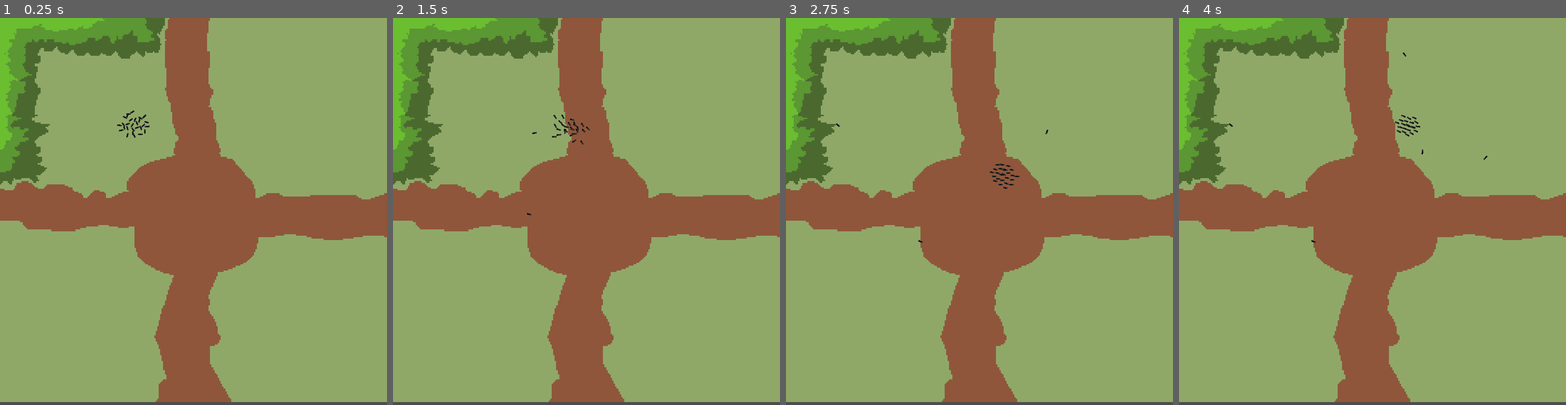
Above: before the commit, frames 1-4 (left to right).
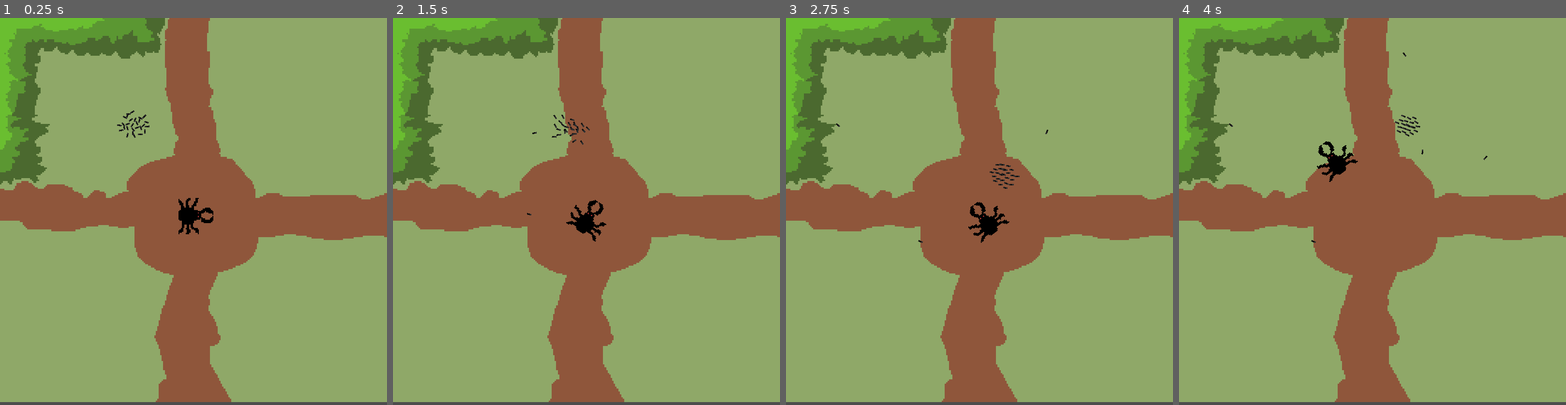
Above: after the commit, the same moments.

Repository: filvan1/LD56
Game: Godot game, scene res://scenes/main.tscn
Same seed, same stepped clock (60 frames per second), same inputs: the game is played once before the commit and once after it.
Inputs:
- Up to frame 1 (0.25 s): no input
- Up to frame 2 (1.5 s): hold D (move_right) 0.53-1.28 s; tap Down (aim_down) at 0.6 s; hold S (move_down) from 1.28 s (still down); tap Left (aim_left) at 1.35 s
- Up to frame 3 (2.75 s): release S (move_down) at 2.03 s; hold D (move_right) from 2.03 s (still down); tap Right (aim_right) at 2.1 s
- Up to frame 4 (4 s): release D (move_right) at 2.78 s; hold W (move_up) 2.78-3.53 s; tap Up (aim_up) at 2.85 s; hold A (move_left) from 3.53 s (still down); tap Down (aim_down) at 3.6 s

The runs differ from the first frame. In frame 1, 0.4% of the frame differs, in the area x 46-56%, y 46-56%; in frame 2, 0.4%, in the area x 44-56%, y 47-58%; in frame 3, 0.4%; in frame 4, 0.4%.

Commit message:
Added beetle enemy placeholder

Diff:
--- a/scenes/main.tscn
+++ b/scenes/main.tscn
@@ -1,11 +1,134 @@
-[gd_scene load_steps=3 format=3 uid="uid://drfdj5sutodh0"]
+[gd_scene load_steps=8 format=3 uid="uid://drfdj5sutodh0"]
 
-[ext_resource type="PackedScene" uid="uid://dkmo0stllcs2n" path="res://scenes/room.tscn" id="1_sxbc5"]
-[ext_resource type="PackedScene" uid="uid://delg17ewn0h2t" path="res://scenes/player.tscn" id="4_ul626"]
+[ext_resource type="PackedScene" path="res://scenes/room.tscn" id="1_sxbc5"]
+[ext_resource type="Script" path="res://scripts/player.gd" id="2_gl5y8"]
+[ext_resource type="Script" path="res://scripts/swarm.gd" id="3_ayx6a"]
+[ext_resource type="PackedScene" uid="uid://bwvu5v5kgsed0" path="res://scenes/ant.tscn" id="4_r5elx"]
+[ext_resource type="Texture2D" uid="uid://dbfiksexirp3g" path="res://textures/crosshair.png" id="5_0hn1h"]
+[ext_resource type="PackedScene" uid="uid://d3311vnw7q2wq" path="res://scenes/enemy.tscn" id="6_woxhm"]
+
+[sub_resource type="CircleShape2D" id="CircleShape2D_b824v"]
+radius = 5.0
 
 [node name="Node2D" type="Node2D"]
 
 [node name="Room" parent="." instance=ExtResource("1_sxbc5")]
 
-[node name="Player" parent="." instance=ExtResource("4_ul626")]
+[node name="Player" type="Node2D" parent="."]
+process_physics_priority = 20
 position = Vector2(86, 71)
+script = ExtResource("2_gl5y8")
+shoot_range = 80.0
+
+[node name="Control" type="CharacterBody2D" parent="Player"]
+collision_layer = 0
+motion_mode = 1
+
+[node name="CollisionShape2D" type="CollisionShape2D" parent="Player/Control"]
+shape = SubResource("CircleShape2D_b824v")
+
+[node name="Ants" type="Node2D" parent="Player"]
+process_physics_priority = 10
+script = ExtResource("3_ayx6a")
+avoidance = 100.0
+alignment = -2.0
+cohesion = 20.0
+tracking = 4.0
+random = 2.0
+avoidance_range = 3.0
+visual_range = 10.0
+
+[node name="Ant" parent="Player/Ants" instance=ExtResource("4_r5elx")]
+position = Vector2(-7, 3)
+
+[node name="Ant2" parent="Player/Ants" instance=ExtResource("4_r5elx")]
+position = Vector2(-2, 9)
+
+[node name="Ant3" parent="Player/Ants" instance=ExtResource("4_r5elx")]
+position = Vector2(-10, -1)
+
+[node name="Ant4" parent="Player/Ants" instance=ExtResource("4_r5elx")]
+position = Vector2(-6, -6)
+
+[node name="Ant5" parent="Player/Ants" instance=ExtResource("4_r5elx")]
+position = Vector2(2, -5)
+
+[node name="Ant6" parent="Player/Ants" instance=ExtResource("4_r5elx")]
+position = Vector2(5, 5)
+
+[node name="Ant7" parent="Player/Ants" instance=ExtResource("4_r5elx")]
+position = Vector2(7, 0)
+
+[node name="Ant8" parent="Player/Ants" instance=ExtResource("4_r5elx")]
+position = Vector2(0, 3)
+
+[node name="Ant9" parent="Player/Ants" instance=ExtResource("4_r5elx")]
+position = Vector2(5, 9)
+
+[node name="Ant10" parent="Player/Ants" instance=ExtResource("4_r5elx")]
+position = Vector2(-3, -1)
+
+[node name="Ant11" parent="Player/Ants" instance=ExtResource("4_r5elx")]
+position = Vector2(1, -6)
+
+[node name="Ant12" parent="Player/Ants" instance=ExtResource("4_r5elx")]
+position = Vector2(9, -5)
+
+[node name="Ant13" parent="Player/Ants" instance=ExtResource("4_r5elx")]
+position = Vector2(12, 5)
+
+[node name="Ant14" parent="Player/Ants" instance=ExtResource("4_r5elx")]
+position = Vector2(2, -2)
+
+[node name="Ant15" parent="Player/Ants" instance=ExtResource("4_r5elx")]
+position = Vector2(-5, 1)
+
+[node name="Ant16" parent="Player/Ants" instance=ExtResource("4_r5elx")]
+position = Vector2(0, 7)
+
+[node name="Ant17" parent="Player/Ants" instance=ExtResource("4_r5elx")]
+position = Vector2(-8, -3)
+
+[node name="Ant18" parent="Player/Ants" instance=ExtResource("4_r5elx")]
+position = Vector2(-4, -8)
+
+[node name="Ant19" parent="Player/Ants" instance=ExtResource("4_r5elx")]
+position = Vector2(4, -7)
+
+[node name="Ant20" parent="Player/Ants" instance=ExtResource("4_r5elx")]
+position = Vector2(7, 3)
+
+[node name="Ant21" parent="Player/Ants" instance=ExtResource("4_r5elx")]
+position = Vector2(9, -2)
+
+[node name="Ant22" parent="Player/Ants" instance=ExtResource("4_r5elx")]
+position = Vector2(2, 1)
+
+[node name="Ant23" parent="Player/Ants" instance=ExtResource("4_r5elx")]
+position = Vector2(7, 7)
+
+[node name="Ant24" parent="Player/Ants" instance=ExtResource("4_r5elx")]
+position = Vector2(-1, -3)
+
+[node name="Ant25" parent="Player/Ants" instance=ExtResource("4_r5elx")]
+position = Vector2(3, -8)
+
+[node name="Ant26" parent="Player/Ants" instance=ExtResource("4_r5elx")]
+position = Vector2(11, -7)
+
+[node name="Ant27" parent="Player/Ants" instance=ExtResource("4_r5elx")]
+position = Vector2(14, 3)
+
+[node name="Ant28" parent="Player/Ants" instance=ExtResource("4_r5elx")]
+position = Vector2(16, -2)
+
+[node name="Projectiles" type="Node2D" parent="Player"]
+
+[node name="AimIndicator" type="Node2D" parent="Player"]
+
+[node name="Crosshair" type="Sprite2D" parent="Player/AimIndicator"]
+texture = ExtResource("5_0hn1h")
+
+[node name="Enemy" parent="." node_paths=PackedStringArray("player") instance=ExtResource("6_woxhm")]
+position = Vector2(130, 131)
+player = NodePath("../Player/Control")
--- a/scripts/beetle.gd
+++ b/scripts/beetle.gd
@@ -22,7 +22,7 @@
 var move_dir = rand.randi_range(-1, 1)
 
 func _ready() -> void:
-	aggro_range = 20.0
+	aggro_range = 200.0
 	activity_time = 1.0
 	CurrentState = EnemyState.IDLE
 
